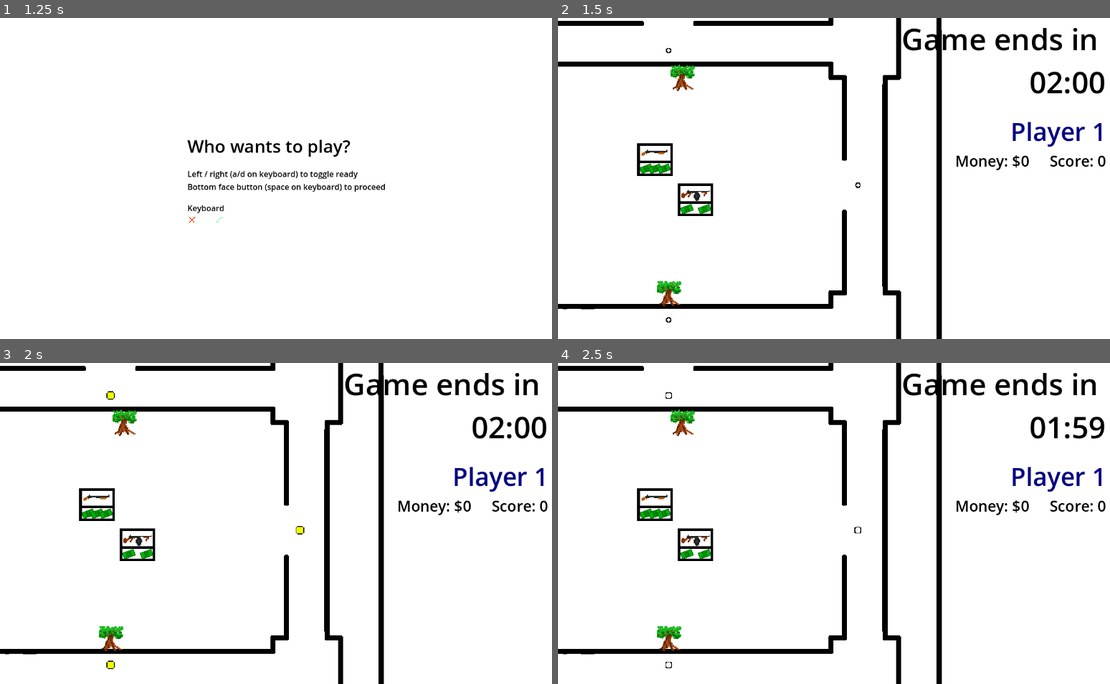
Above: before the commit, frames 1-4 (two rows, left to right).
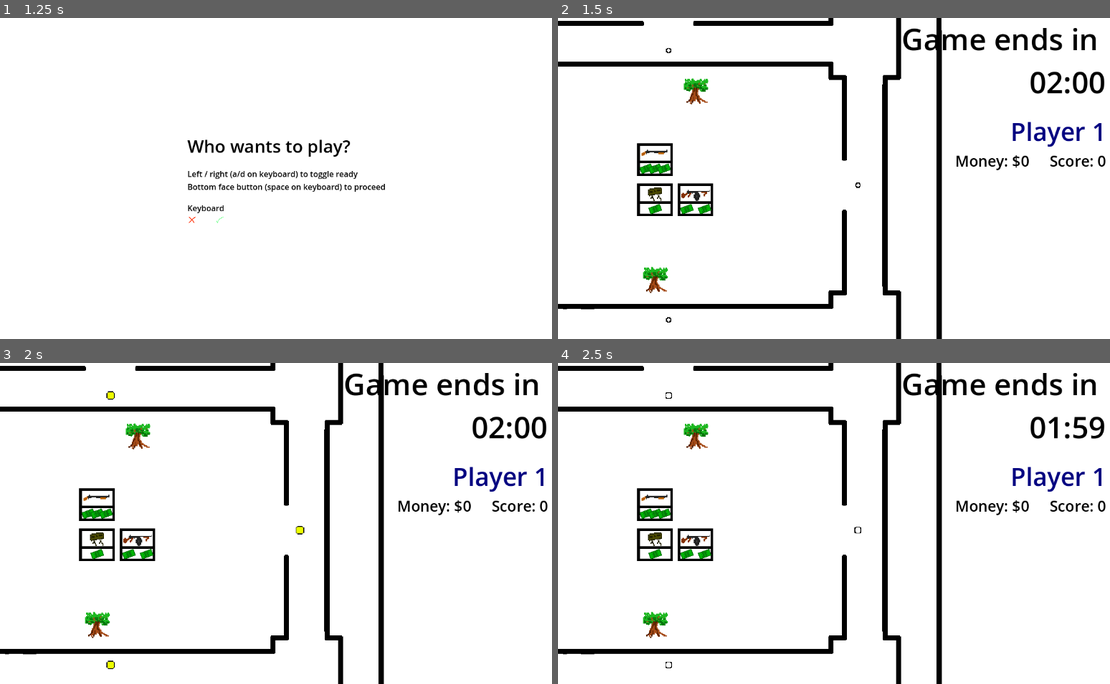
Above: after the commit, the same moments.

Repository: haihala/SGH-winter-jam-2025
Game: Godot game, scene res://menus/main_menu.tscn
The game is run twice, just before and just after one commit, with the same random seed, the same clock (stepped at 60 frames per second) and the same inputs.
Inputs:
- Up to frame 1 (1.25 s): click "Play" at 0.5 s
- Up to frame 2 (1.5 s): tap Enter at 1.25 s; hold D (kb_right) from 1.28 s (still down); tap Space (kb_attack) at 1.35 s
- Up to frame 3 (2 s): keep holding D (kb_right)
- Up to frame 4 (2.5 s): release D (kb_right) at 2.03 s; hold S (kb_down) from 2.03 s (still down); tap Space (kb_attack) at 2.1 s

Frame 1 is identical in both runs. In frame 2, 1.3% of the frame differs, in the area x 14-28%, y 14-90%; in frame 3, 1.3%; in frame 4, 1.3%.

Commit message:
Add landmines
They will hopefully make running away less of a feasible strategy

Giving up mid control is a real cost now.

Diff:
--- a/godot-project/attacks/attack.gd
+++ b/godot-project/attacks/attack.gd
@@ -25,6 +25,13 @@
 		Item.Type.GUN:
 			speed = 40
 			return 0.1
+
+		Item.Type.LANDMINE:
+			speed = 0
+			scale.x = 5.0
+			scale.y = 5.0
+			$Area2D.set_collision_mask_value(1, false)
+			return 0.0
 
 		Item.Type.SWORD:
 			speed = 2
--- a/godot-project/items/item.gd
+++ b/godot-project/items/item.gd
@@ -1,6 +1,6 @@
 class_name Item
 
-enum Type {NONE, SWORD, GUN, SHOTGUN, MACHINEGUN, HEART, MONEY}
+enum Type {NONE, SWORD, GUN, SHOTGUN, MACHINEGUN, LANDMINE, HEART, MONEY}
 
 static func get_texture(type: Type) -> Texture:
 	match type:
@@ -12,6 +12,8 @@
 			return load("res://items/shotgun-sprite.tres")
 		Type.MACHINEGUN:
 			return load("res://items/machinegun-sprite.tres")
+		Type.LANDMINE:
+			return load("res://items/landmine-sprite.tres")
 		Type.HEART:
 			return load("res://items/heart-sprite.tres")
 		Type.MONEY:
@@ -34,5 +36,8 @@
 			return 4
 		Type.MACHINEGUN:
 			return 5	# Each burst is one shot
+		Type.LANDMINE:
+			return 1
+
 	# Infinite
 	return -1
--- /dev/null
+++ b/godot-project/items/landmine-sprite.tres
@@ -0,0 +1,7 @@
+[gd_resource type="AtlasTexture" load_steps=2 format=3 uid="uid://hj41w2b6wyfj"]
+
+[ext_resource type="Texture2D" uid="uid://qkl7pf5d2ldt" path="res://sprite_sheet.png" id="1_7r843"]
+
+[resource]
+atlas = ExtResource("1_7r843")
+region = Rect2(128, 48, 16, 16)
--- a/godot-project/level/setup_tile_map.gd
+++ b/godot-project/level/setup_tile_map.gd
@@ -1,9 +1,10 @@
 extends TileMapLayer
+
+@onready var vending_scene = load("res://items/vending_machine.tscn")
 
 # Called when the node enters the scene tree for the first time.
 func setup() -> Array[Vector2]:
 	var spawner_scene = load("res://items/spawner.tscn")
-	var vending_scene = load("res://items/vending_machine.tscn")
 	var tree_scene = load("res://items/tree.tscn")
 	var spawn_points: Array[Vector2] = []
 	for coords in get_used_cells():
@@ -25,32 +26,19 @@
 		elif td.get_custom_data("shotgun_vending_machine"):
 			erase_cell(coords)
 
-			var machine = vending_scene.instantiate()
-			machine.position = tile_position
-			machine.scale *= scale
-			machine.item_type = Item.Type.SHOTGUN
-			machine.cost = 3
-			get_parent().add_child(machine)
+			spawn_vending_machine(Item.Type.SHOTGUN, 3, tile_position)
 
 		elif td.get_custom_data("machinegun_vending_machine"):
 			erase_cell(coords)
+			spawn_vending_machine(Item.Type.MACHINEGUN, 2, tile_position)
 
-			var machine = vending_scene.instantiate()
-			machine.position = tile_position
-			machine.scale *= scale
-			machine.item_type = Item.Type.MACHINEGUN
-			machine.cost = 2
-			get_parent().add_child(machine)
+		elif td.get_custom_data("landmine_vending_machine"):
+			erase_cell(coords)
+			spawn_vending_machine(Item.Type.LANDMINE, 1, tile_position)
 
 		elif td.get_custom_data("health_vending_machine"):
 			erase_cell(coords)
-
-			var machine = vending_scene.instantiate()
-			machine.position = tile_position
-			machine.scale *= scale
-			machine.item_type = Item.Type.HEART
-			machine.cost = 1
-			get_parent().add_child(machine)
+			spawn_vending_machine(Item.Type.HEART, 1, tile_position)
 
 		elif td.get_custom_data("tree_position"):
 			erase_cell(coords)
@@ -61,3 +49,11 @@
 			get_parent().add_child(tree)
 
 	return spawn_points
+
+func spawn_vending_machine(item_type: Item.Type, cost: int, pos: Vector2) -> void:
+	var machine = vending_scene.instantiate()
+	machine.position = pos
+	machine.scale *= scale
+	machine.item_type = item_type
+	machine.cost = cost
+	get_parent().add_child(machine)
--- a/godot-project/level/world.tscn
+++ b/godot-project/level/world.tscn
@@ -80,6 +80,8 @@
 9:2/0/custom_data_4 = true
 9:3/0 = 0
 9:3/0/custom_data_5 = true
+7:1/0 = 0
+7:1/0/custom_data_6 = true
 
 [sub_resource type="TileSet" id="TileSet_hd7rh"]
 physics_layer_0/collision_layer = 1
@@ -98,6 +100,8 @@
 custom_data_layer_4/type = 1
 custom_data_layer_5/name = "tree_position"
 custom_data_layer_5/type = 1
+custom_data_layer_6/name = "landmine_vending_machine"
+custom_data_layer_6/type = 1
 sources/1 = SubResource("TileSetAtlasSource_b1nh1")
 
 [node name="World" type="Node2D" node_paths=PackedStringArray("player_hud_container", "timer_label")]
@@ -113,7 +117,7 @@
 z_index = -2
 texture_filter = 1
 scale = Vector2(10, 10)
-tile_map_data = PackedByteArray("AAAPAP//AQAAAAAAAAAPAAAAAQA …(5583 unchanged characters)… AHAAIAAAANAAAAAQAFAAIAAADy/wAAAQAFAAIAAAAAAPj/AQAJAAMAAAD//wgAAQAJAAMAAAD+/wkAAQAAAAEAAAA=")
+tile_map_data = PackedByteArray("AAAPAP//AQAAAAAAAAAPAAAAAQA …(5583 unchanged characters)… AHAAIAAAANAAAAAQAFAAIAAADy/wAAAQAFAAIAAAD+/wkAAQAAAAEAAAD+/wcAAQAJAAMAAAABAPn/AQAJAAMAAAD+/wEAAQAHAAEAAAA=")
 tile_set = SubResource("TileSet_hd7rh")
 script = ExtResource("3_74ovu")
 
--- a/godot-project/player/player.gd
+++ b/godot-project/player/player.gd
@@ -25,6 +25,7 @@
 var sprite_shake_decay = 1.0
 var sprite_shake_speed = 4200.0
 
+@export var landmine_sound: AudioStream
 @export var machinegun_sound: AudioStream
 @export var shotgun_sound: AudioStream
 @export var pistol_sound: AudioStream
@@ -108,6 +109,11 @@
 				$AttackSound.stream = pistol_sound
 				$AttackSound.volume_db = -15
 
+			Item.Type.LANDMINE:
+				spawn_attack(false)
+				$AttackSound.stream = landmine_sound
+				$AttackSound.volume_db = 0
+
 			Item.Type.SWORD:
 				spawn_attack(true)
 				$AttackSound.stream = sword_sound
--- a/godot-project/player/player.tscn
+++ b/godot-project/player/player.tscn
@@ -1,8 +1,9 @@
-[gd_scene load_steps=13 format=3 uid="uid://c38l8ju1ba25j"]
+[gd_scene load_steps=14 format=3 uid="uid://c38l8ju1ba25j"]
 
 [ext_resource type="Script" path="res://player/player.gd" id="1_jyoey"]
 [ext_resource type="AudioStream" uid="uid://ds4djkgt4xsy6" path="res://player/shotgun.wav" id="2_ihuu4"]
 [ext_resource type="Shader" path="res://player/player.gdshader" id="2_ms42k"]
+[ext_resource type="AudioStream" uid="uid://dng0j8nyyukpf" path="res://items/landmine.wav" id="2_o1kps"]
 [ext_resource type="AudioStream" uid="uid://b1oqtiahf6gtw" path="res://player/machinegun.wav" id="2_wl6qe"]
 [ext_resource type="AudioStream" uid="uid://crd6esb3o162u" path="res://player/pistol.wav" id="3_ng61f"]
 [ext_resource type="AudioStream" uid="uid://b8pxksr3wx1eo" path="res://player/sword.wav" id="4_wxm7v"]
@@ -23,6 +24,7 @@
 [node name="Player" type="CharacterBody2D"]
 collision_layer = 15
 script = ExtResource("1_jyoey")
+landmine_sound = ExtResource("2_o1kps")
 machinegun_sound = ExtResource("2_wl6qe")
 shotgun_sound = ExtResource("2_ihuu4")
 pistol_sound = ExtResource("3_ng61f")
@@ -30,6 +32,7 @@
 fist_sound = ExtResource("5_ragnj")
 
 [node name="Sprite" type="Sprite2D" parent="."]
+z_index = 10
 material = SubResource("ShaderMaterial_v28hc")
 position = Vector2(10, 0)
 rotation = 1.5708
--- a/godot-project/player/player_hud.tscn
+++ b/godot-project/player/player_hud.tscn
@@ -40,12 +40,13 @@
 horizontal_alignment = 1
 
 [node name="HealthSprite" type="Sprite2D" parent="."]
+z_index = 10
 material = SubResource("ShaderMaterial_7h3e8")
 scale = Vector2(200, 200)
 texture = SubResource("CanvasTexture_ofh67")
 
 [node name="InteractPointer" type="Sprite2D" parent="."]
-z_index = 10
+z_index = 15
 material = SubResource("ShaderMaterial_lksdj")
 scale = Vector2(300, 300)
 texture = SubResource("CanvasTexture_ofh67")
Not shown, added: godot-project/items/landmine.wav.import
Binary file changed: godot-project/sprite_sheet.png
Not shown, added: godot-project/items/landmine.wav
